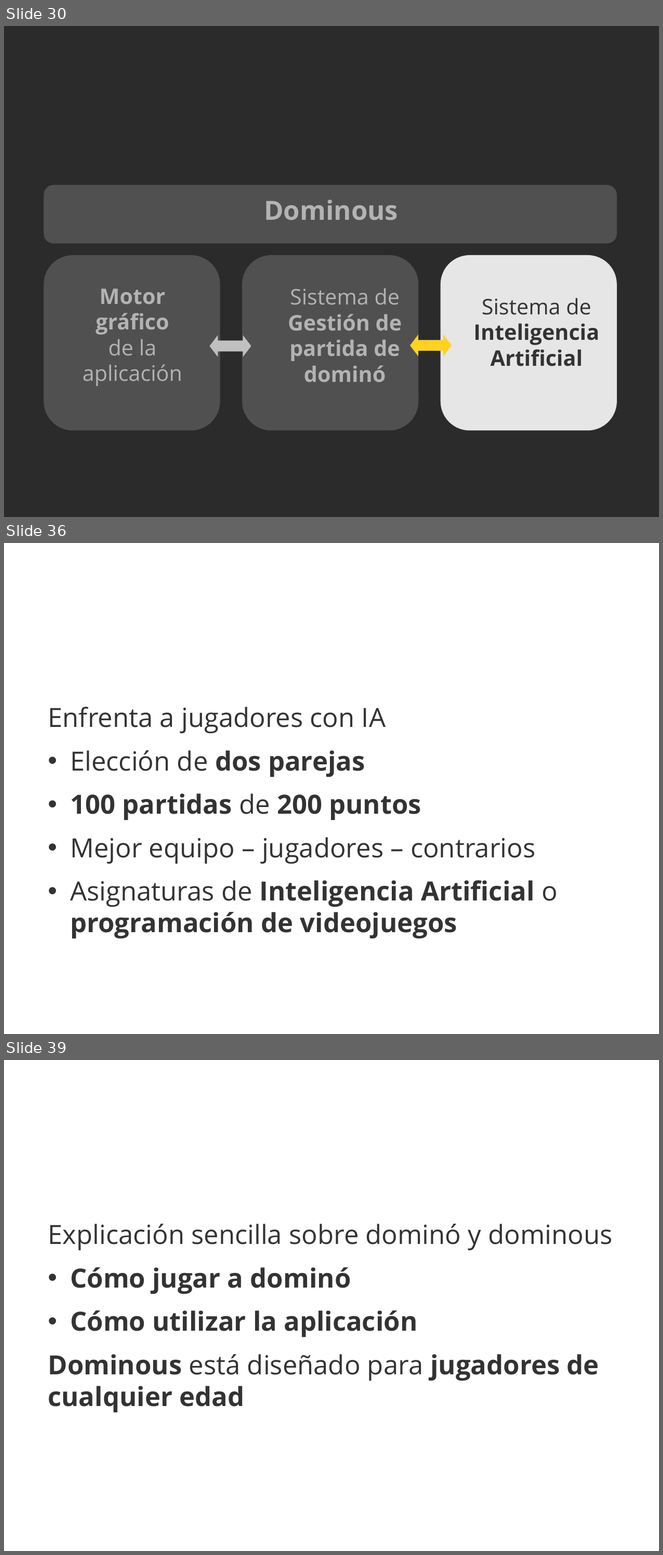
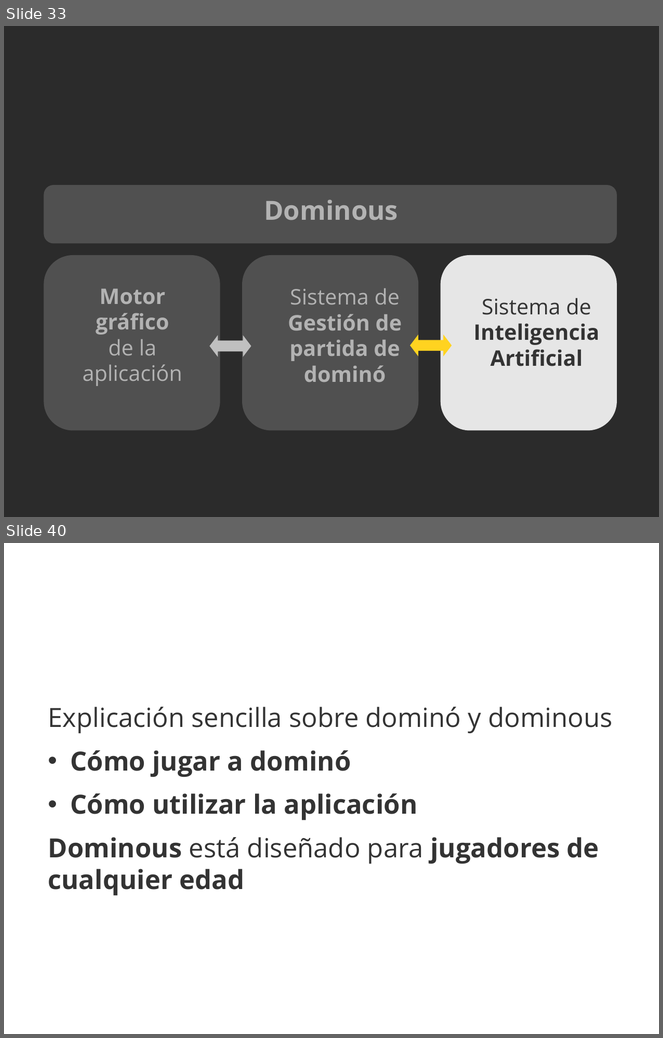
Before and after one commit to 3oheme/dominous, a slide deck: docs/presentacion/presentacion.odp. Shown one above the other, each under a label of ours: slides 30, 36 and 39 before the commit, slides 33 and 40 after it; the slides between them are not shown. The pictures are 663x1555 and 663x1038 pixels, drawn with LibreOffice and Linux fonts; fonts in the diff are those of the drawing; background and template pictures are left out; a plain dark background stands for a picture behind light text. Boxes give left, top, right and bottom in pixels: in the first picture for what was removed or moved away, otherwise in the second. Text is boxed around its words. In the diff, an @@ line names an element or a change of style, - is before the commit and + after.

```diff
--- a/docs/presentacion/presentacion.odp
+++ b/docs/presentacion/presentacion.odp
@@ slide 36 removed at (4,543,659,1034), background picture (left out) @@
@@ text removed at (43,614,624,684) @@
-Modo laboratorio
@@ text removed at (48,707,558,939) @@
-Enfrenta a jugadores con IA
-• Elección de dos parejas
-• 100 partidas de 200 puntos
-• Mejor equipo – jugadores – contrarios
-• Asignaturas de Inteligencia Artificial o programación de videojuegos
@@ what was slide 30 is now slide 33 @@
@@ what was slide 39 is now slide 40 @@
```
Also in this commit, not shown: 12 slides changed, 7 slides added, 5 other slides removed.
